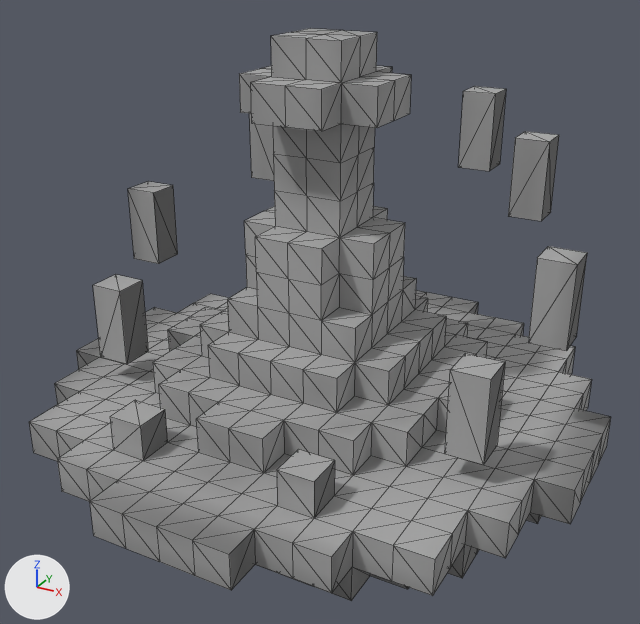
Before and after pictures for a commit that changed the OBJ model 1.11.2/src/main/resources/assets/signpost/models/block/ws3tri.obj.
Camera for both pictures: a 50 mm lens placed at (1.153, -1.703, 0.844), pointed at (0.511, -0.536, 0.26). Every picture has the same lights, and +X, +Y and +Z are marked at lower left. Mesh edges are drawn as thin lines. Where no turn or scale is listed for an object, it has been applied to the vertices.

The older version as bpy lines, for what is in view:
```python
me_cube_002_cube_004 = bpy.data.meshes.new('Cube.002_Cube.004')
me_cube_002_cube_004.from_pydata(...)  # 754 vertices, 1472 faces; spans x 0.036..0.964, y -0.964..-0.036, z -0.003..0.693
me_cube_002_cube_004.materials.append(mat_material)  # picture img_base
ob_cube_002_cube_004 = bpy.data.objects.new('Cube.002_Cube.004', me_cube_002_cube_004)
ob_cube_002_cube_004.location = (0.0, 0.0, 0.0)
```
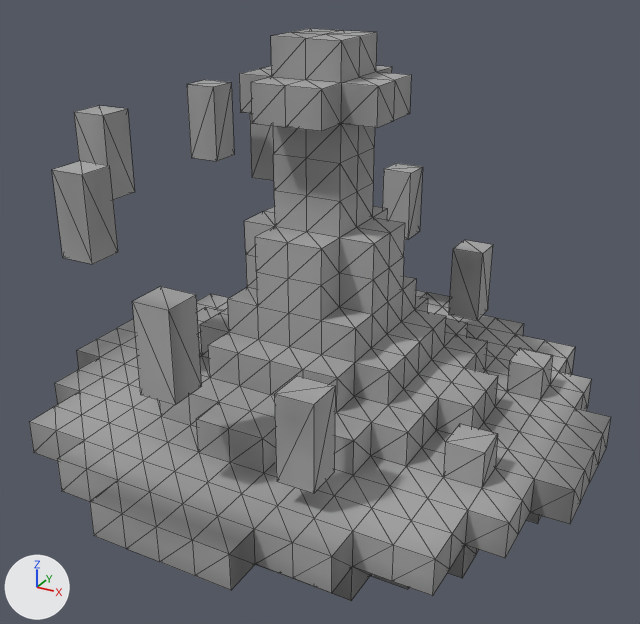
Location of each change, [x1, y1, x2, y2] in pixels of the pictures (640 x 624 px; the box of a moved part takes in the faces that stretch with it):
part 1 of me_cube_002_cube_004, added: after [382, 163, 423, 240]
part 2 of me_cube_002_cube_004, added: after [187, 80, 234, 161]
part 3 of me_cube_002_cube_004, added: after [274, 376, 335, 494]
part 4 of me_cube_002_cube_004, added: after [132, 287, 202, 405]
part 5 of me_cube_002_cube_004, added: after [74, 105, 135, 200]
part 6 of me_cube_002_cube_004, added: after [52, 161, 118, 264]
part 7 of me_cube_002_cube_004, added: after [449, 240, 493, 321]
part 8 of me_cube_002_cube_004, deleted: before [93, 86, 587, 364]
part 9 of me_cube_002_cube_004, cut back: before [277, 353, 505, 518]; after [443, 424, 498, 488]
part 10 of me_cube_002_cube_004, moved or reshaped: [250, 114, 274, 181] in both
part 11 of me_cube_002_cube_004, deleted: before [110, 400, 168, 461]
part 12 of me_cube_002_cube_004, added: after [507, 348, 553, 400]

The change in detail:
me_cube_002_cube_004 has 754 vertices, 1472 faces and spans x 0.036..0.964, y -0.964..-0.036, z -0.003..0.693.
me_cube_002_cube_004 is used by ob_cube_002_cube_004; location (0.0, 0.0, 0.0).
me_cube_002_cube_004 part 1: a new loose piece, a box spanning x 0.442..0.5, y -0.152..-0.094, z 0.268..0.402, in mat_material (picture img_base).
me_cube_002_cube_004 part 2: a new loose piece, a box spanning x 0.153..0.211, y -0.384..-0.326, z 0.441..0.576, in mat_material (picture img_base).
me_cube_002_cube_004 part 3: a new loose piece, a box spanning x 0.616..0.674, y -0.848..-0.79, z 0.152..0.287, in mat_material (picture img_base).
me_cube_002_cube_004 part 4: a new loose piece, a box spanning x 0.442..0.5, y -0.906..-0.848, z 0.268..0.402, in mat_material (picture img_base).
me_cube_002_cube_004 part 5: a new loose piece, a box spanning x 0.153..0.211, y -0.674..-0.616, z 0.441..0.576, in mat_material (picture img_base).
me_cube_002_cube_004 part 6: a new loose piece, a box spanning x 0.211..0.268, y -0.79..-0.732, z 0.383..0.518, in mat_material (picture img_base).
me_cube_002_cube_004 part 7: a new loose piece, a box spanning x 0.616..0.674, y -0.21..-0.152, z 0.152..0.287, in mat_material (picture img_base).
me_cube_002_cube_004 part 8: 6 loose pieces with 48 vertices, spanning x 0.094..0.906, y -0.674..-0.153, z 0.152..0.576, are deleted.
me_cube_002_cube_004 part 9: 12 vertices removed from x 0.616..0.848, y -0.847..-0.616, z 0.152..0.287; 4 vertices added at x 0.789..0.847, y -0.674..-0.616, z 0.171.
me_cube_002_cube_004 part 10: 4 vertices moved from x 0.21..0.268, y -0.268..-0.211, z 0.383..0.518 to x 0.211..0.268, y -0.268..-0.21, z 0.383..0.518.
me_cube_002_cube_004 part 11: 4 vertices removed from x 0.326..0.384, y -0.847..-0.789, z 0.171.
me_cube_002_cube_004 part 12: 4 vertices added at x 0.789..0.847, y -0.384..-0.326, z 0.171.
